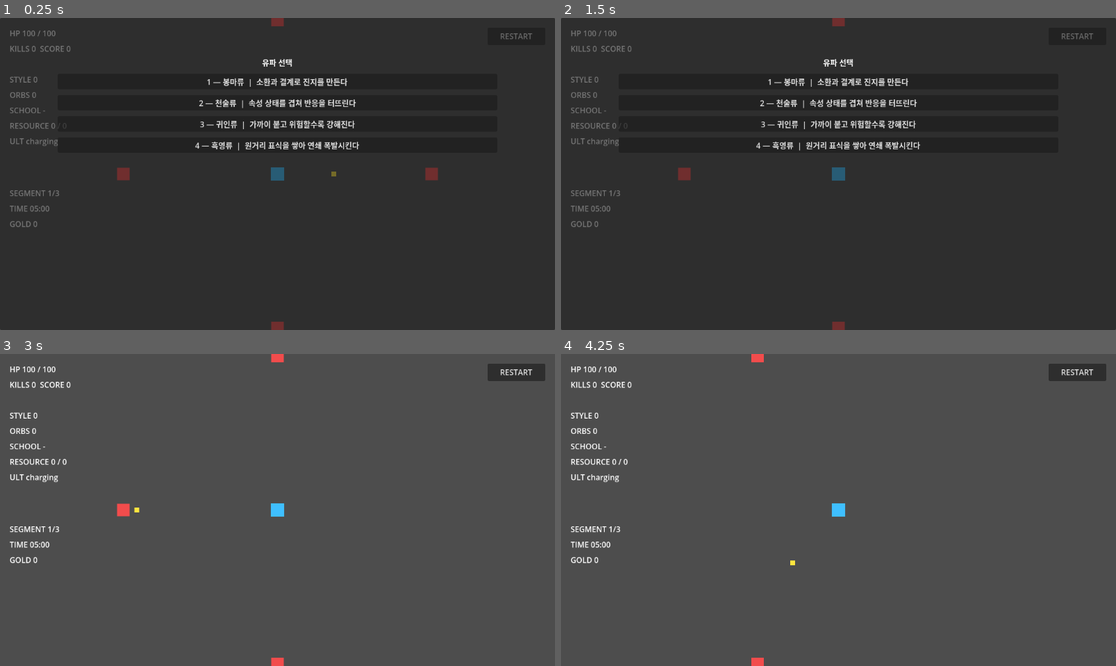
Above: before the commit, frames 1-4 (two rows, left to right).
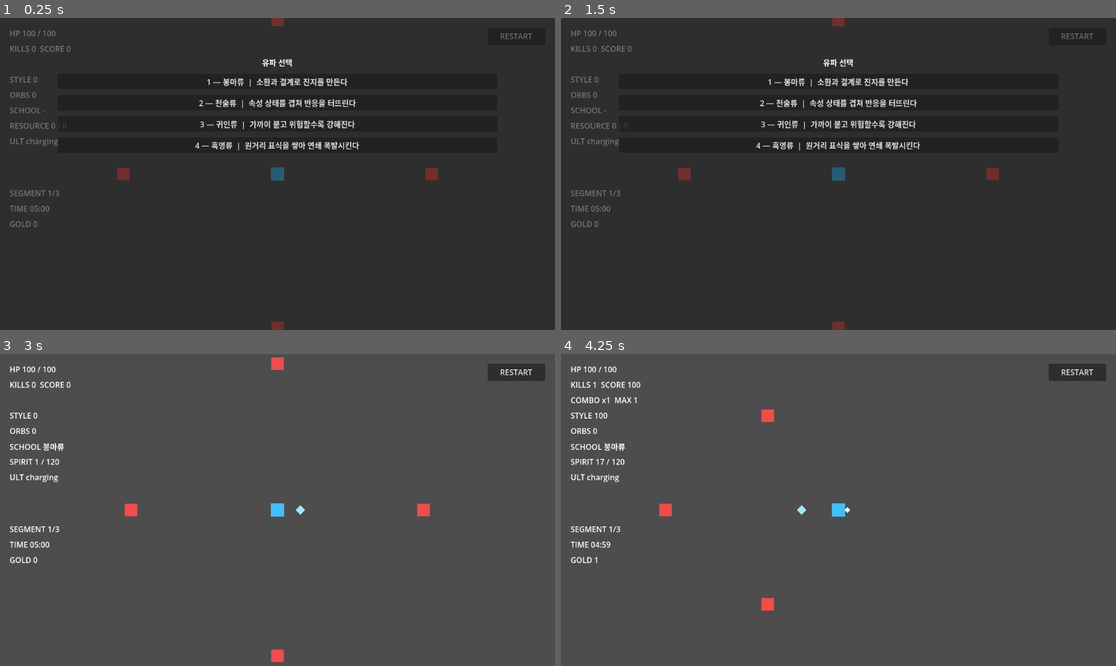
Above: after the commit, the same moments.

Repository: alsdmlals4-eng/ninja-survival-godot
Game: Godot game, scene res://scenes/main/main_scene.tscn
Two runs of this game, one before a commit and one after it. Both use one fixed random seed, a clock stepped at 60 frames per second and the inputs below.
Inputs:
- Up to frame 1 (0.25 s): no input
- Up to frame 2 (1.5 s): click "RESTART" at 0.5 s; click "RESTART" at 1.25 s
- Up to frame 3 (3 s): click "RESTART" at 2 s; click "1 — 봉마류 | 소환과 결계로 진지를 만든다" at 2.75 s
- Up to frame 4 (4.25 s): tap Enter (ui_accept) at 3.5, 3.77 s; hold Right (ui_right) from 3.53 s (still down); tap 1 at 3.6 s

The runs differ from the first frame. In frame 1, less than 0.1% of the frame differs, in the area x 59-61%, y 49-51%; in frame 2, 0.1%; in frame 3, 0.7%; in frame 4, 0.9%, in the area x 1-53%, y 0-100%.
Error before the commit: Parse Error: Could not preload resource script "res://scripts/core/shop_controller.gd". (res://scripts/core/main_controller.gd:8)

Commit message:
fix: correct T11 shop parse typo

Diff:
--- a/scripts/core/shop_controller.gd
+++ b/scripts/core/shop_controller.gd
@@ -103,7 +103,7 @@
 	if not _spatial_mode or _build_state == null or _session == null:
 		transaction_failed.emit("가방 상점 상태가 준비되지 않았습니다")
 		return false
-	if _bag_bought_this_rest or bag_offer_id == &""):
+	if _bag_bought_this_rest or bag_offer_id == &"":
 		transaction_failed.emit("이번 휴식에서 가방을 더 구매할 수 없습니다")
 		return false
 	var definition = _bag_defs.get(bag_offer_id)
